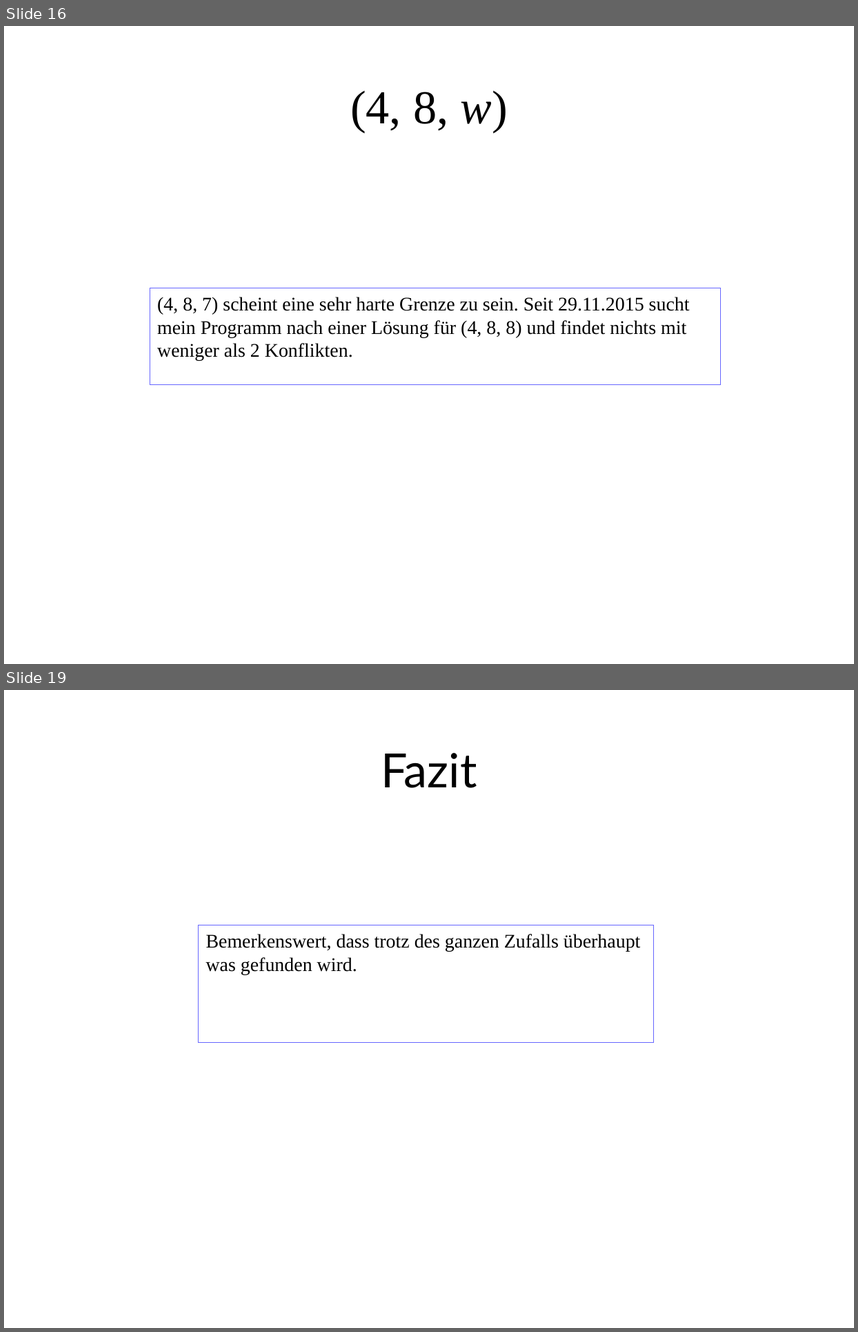
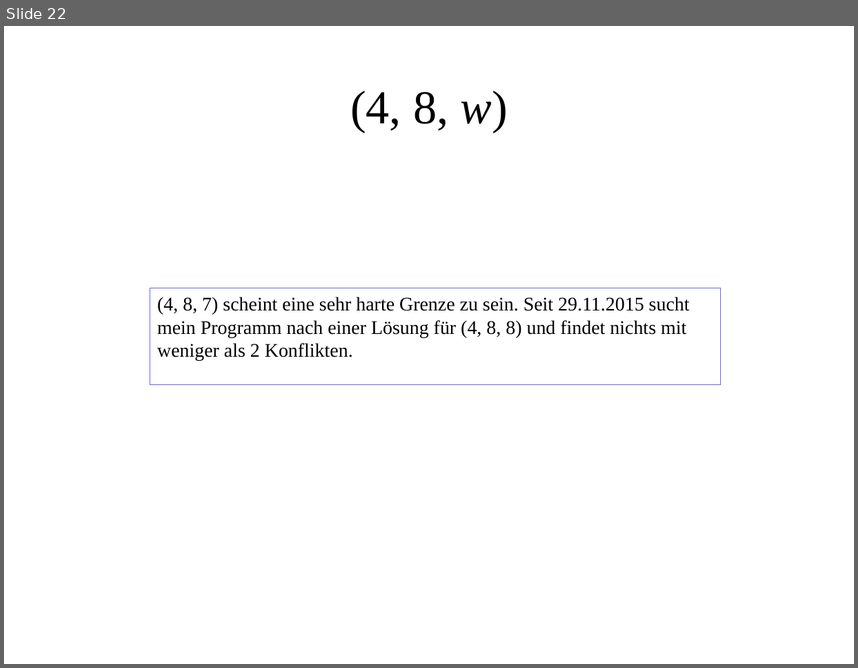
Before and after one commit to RincewindWizzard/social-golfers, a slide deck: presentation/DennisLindemannSocialGolferProblem.odp. Shown one above the other, each under a label of ours: slides 16 and 19 before the commit, slide 22 after it; the slides between them are not shown. The pictures are 858x1332 and 858x668 pixels, drawn with LibreOffice and Linux fonts; fonts in the diff are those of the drawing. Boxes give left, top, right and bottom in pixels: in the first picture for what was removed or moved away, otherwise in the second. Text is boxed around its words. In the diff, an @@ line names an element or a change of style, - is before the commit and + after.

```diff
--- a/presentation/DennisLindemannSocialGolferProblem.odp
+++ b/presentation/DennisLindemannSocialGolferProblem.odp
@@ slide 19 removed at <box>4,690,854,1328</box>, background #FFFFFF @@
@@ title removed at <box>381,753,477,788</box> @@
-Fazit
@@ rectangle removed at <box>199,925,654,1043</box> @@
-Bemerkenswert, dass trotz des ganzen Zufalls überhaupt was gefunden wird.
@@ what was slide 16 is now slide 22 @@
```
Also in this commit, not shown: 5 slides changed, 11 slides added, 4 other slides removed, 1 other file.
